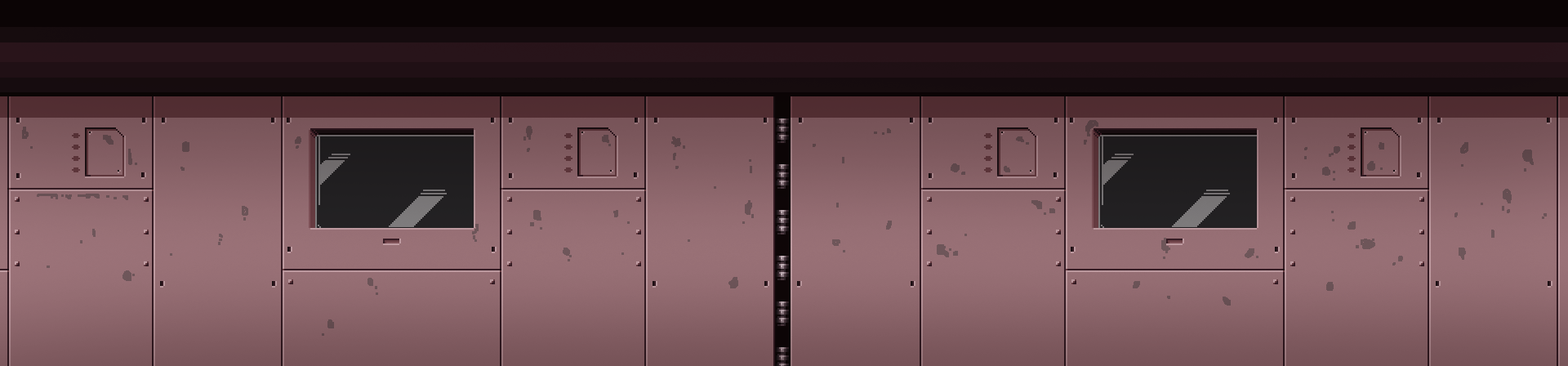
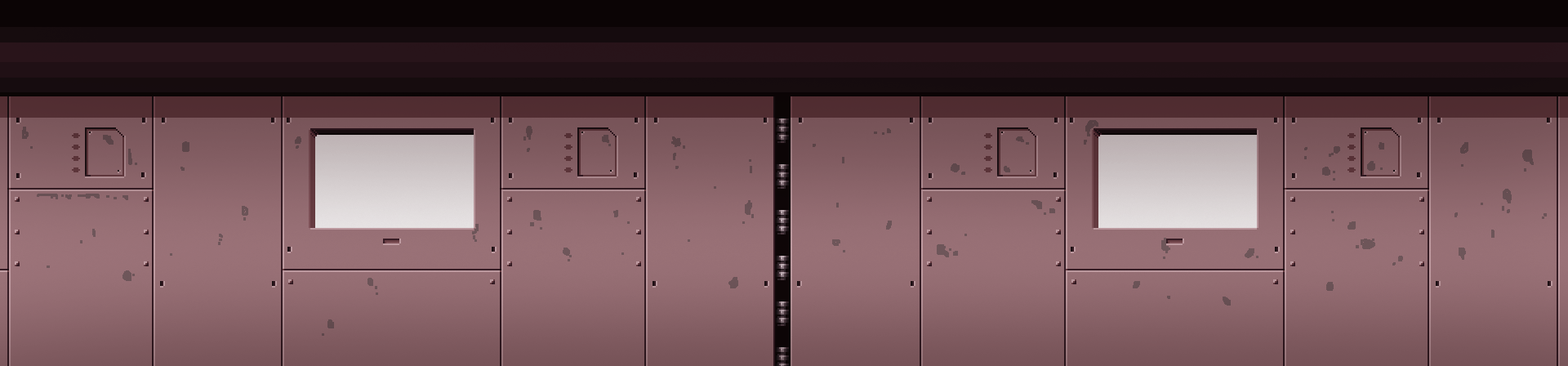
Layers edited between the first and the second 1568px x 366px image:
hid "Plano de Fundo" over [315, 134, 1257, 228]
